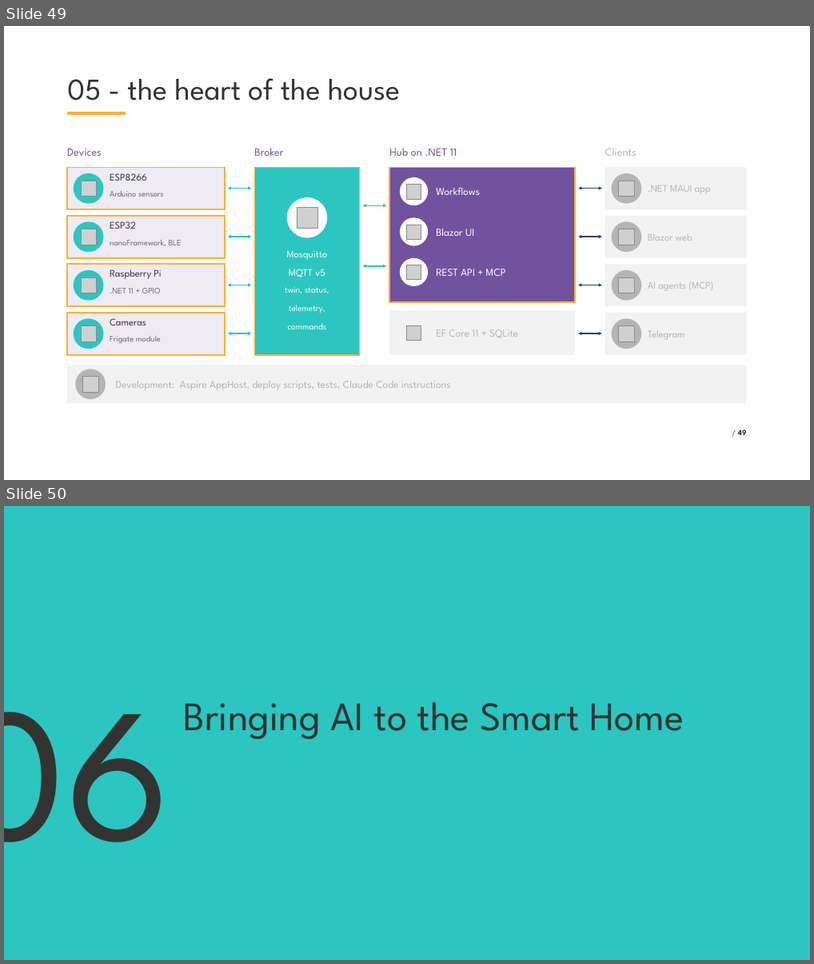
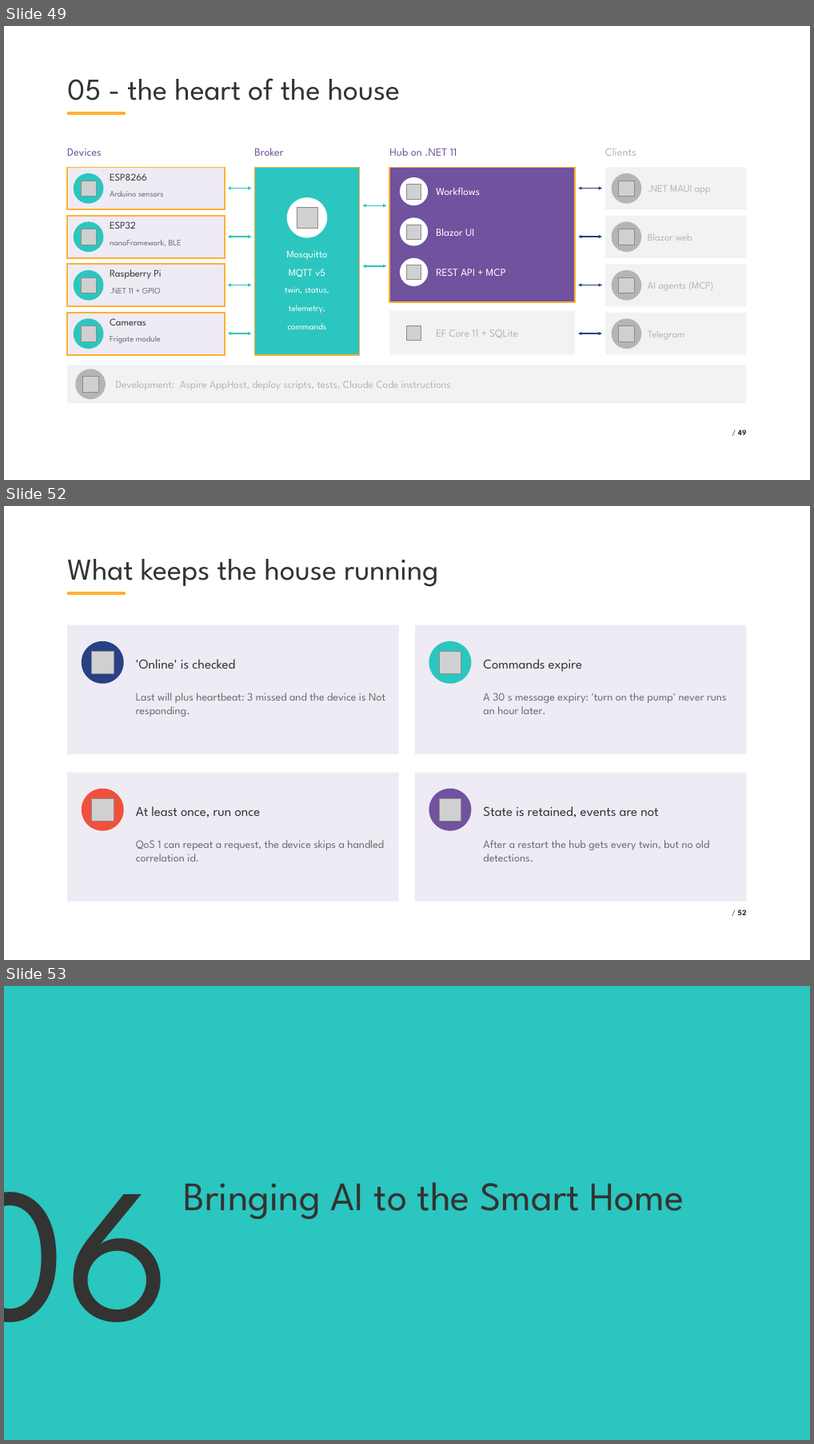
Before and after one commit to VladislavAntonyuk/HomeManagement, a slide deck: .NET Conf 2026 - Ukraine.pptx. Shown one above the other, each under a label of ours: slides 49 and 50 before the commit, slides 49, 52 and 53 after it; the slides between them are not shown. The pictures are 814x964 and 814x1444 pixels, drawn with LibreOffice and Linux fonts; fonts in the diff are those of the drawing; grey boxes stand for pictures; background and template pictures are left out. Boxes give left, top, right and bottom in pixels: in the first picture for what was removed or moved away, otherwise in the second. Text is boxed around its words. In the diff, an @@ line names an element or a change of style, - is before the commit and + after.

```diff
--- a/.NET Conf 2026 - Ukraine.pptx
+++ b/.NET Conf 2026 - Ukraine.pptx
@@ slide 52 added at bbox=[4, 506, 810, 960], background #FFFFFF; not listed: 1 template element that a slide beside it also shows @@
@@ title added at bbox=[67, 559, 438, 587], 54 pt, text #333332 @@
+What keeps the house running
@@ rectangle added at bbox=[67, 625, 398, 754], fill #EEEBF4 @@
@@ rectangle added at bbox=[415, 625, 746, 754], fill #EEEBF4 @@
@@ ellipse added at bbox=[82, 641, 124, 684], fill #284086 @@
@@ ellipse added at bbox=[429, 641, 471, 684], fill #2BC6BF @@
@@ picture added at bbox=[91, 651, 114, 673] @@
@@ text added at bbox=[136, 659, 235, 668], 24 pt, text #333332 @@
+'Online' is checked
@@ picture added at bbox=[439, 651, 462, 673] @@
@@ text added at bbox=[483, 659, 582, 672], 24 pt, text #333332 @@
+Commands expire
@@ text added at bbox=[136, 692, 386, 716], 20 pt, text #6B6B6B @@
+Last will plus heartbeat: 3 missed and the device is Not responding.
@@ text added at bbox=[483, 692, 727, 714], 20 pt, text #6B6B6B @@
+A 30 s message expiry: 'turn on the pump' never runs an hour later.
@@ rectangle added at bbox=[67, 772, 398, 901], fill #EEEBF4 @@
@@ ellipse added at bbox=[82, 788, 124, 831], fill #F0503C @@
@@ rectangle added at bbox=[415, 772, 746, 901], fill #EEEBF4 @@
@@ ellipse added at bbox=[429, 788, 471, 831], fill #70529F @@
@@ picture added at bbox=[91, 798, 114, 820] @@
@@ text added at bbox=[136, 806, 261, 817], 24 pt, text #333332 @@
+At least once, run once
@@ picture added at bbox=[439, 798, 462, 820] @@
@@ text added at bbox=[483, 806, 658, 817], 24 pt, text #333332 @@
+State is retained, events are not
@@ text added at bbox=[136, 840, 384, 861], 20 pt, text #6B6B6B @@
+QoS 1 can repeat a request, the device skips a handled correlation id.
@@ text added at bbox=[483, 840, 710, 861], 20 pt, text #6B6B6B @@
+After a restart the hub gets every twin, but no old detections.
@@ page number added at bbox=[738, 909, 747, 915], 14 pt, text #333332, bold @@
+/ 52
@@ what was slide 50 is now slide 53 @@
```
Also in this commit, not shown: 4 slides changed, 4 other slides added, 18 other files.
